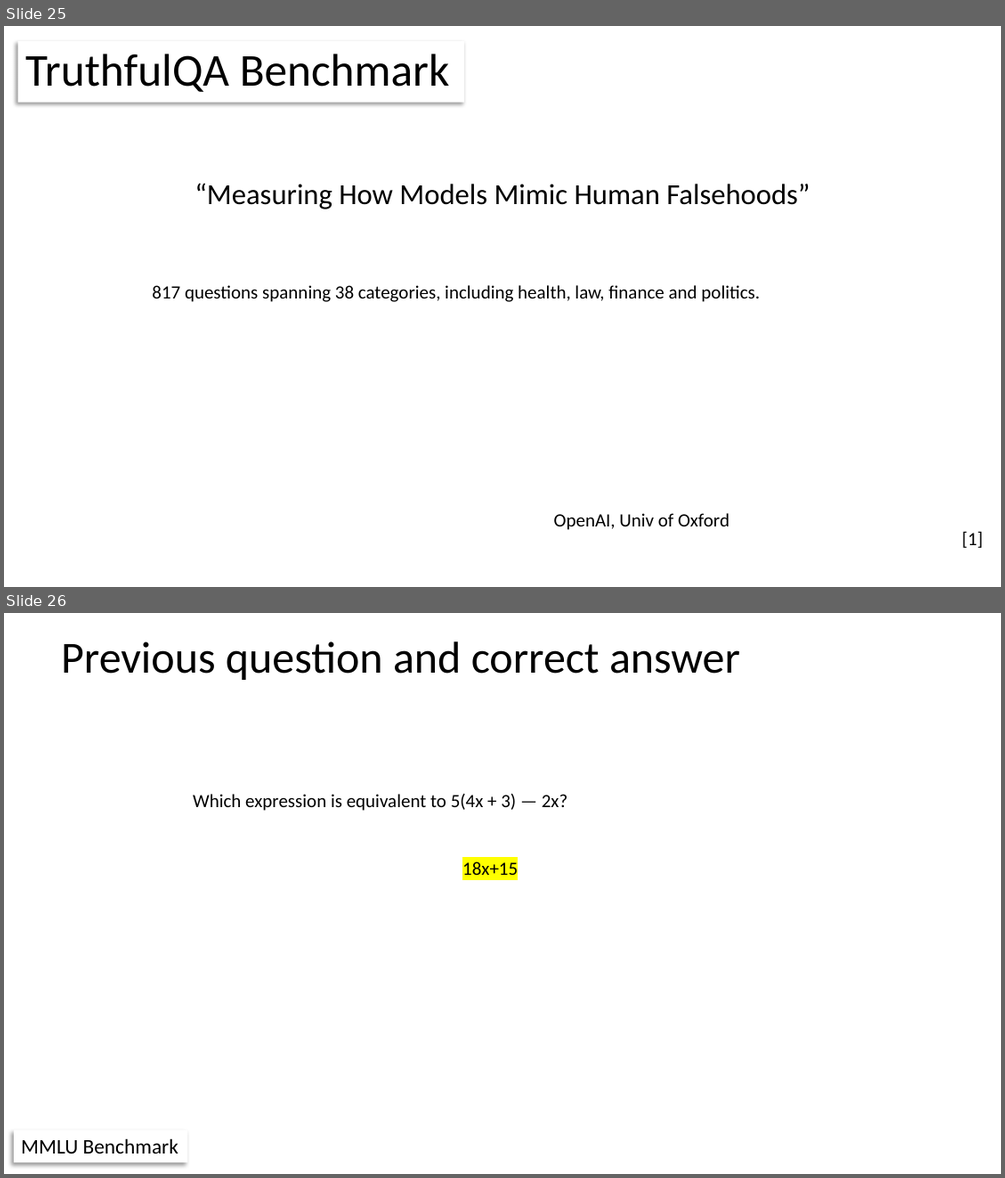
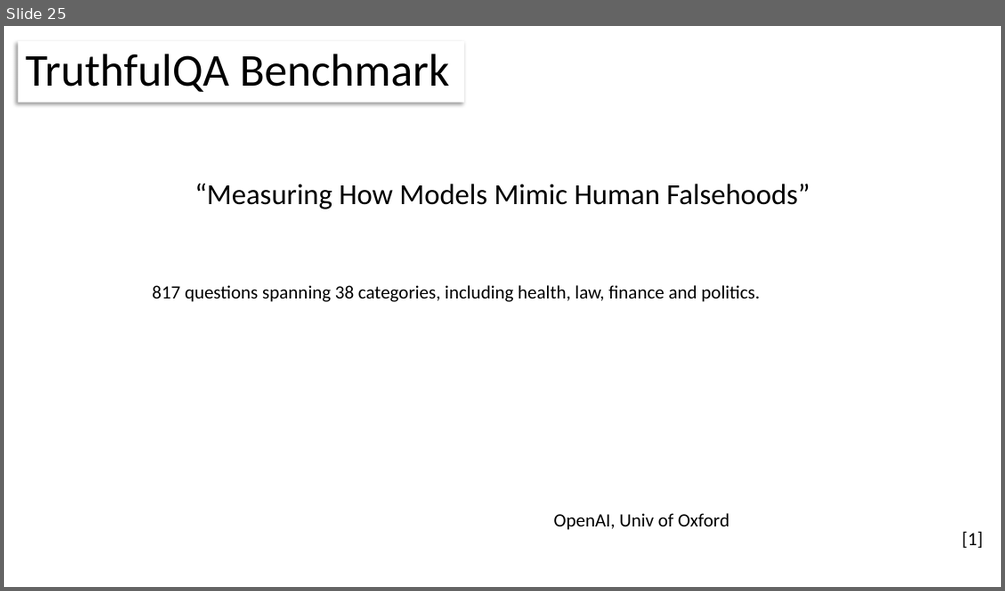
Before and after one commit to nicomp42/CCSCMW2024, a slide deck: CCSC-MW Fall 2024 Conference Tutorial.pptx. Shown one above the other, each under a label of ours: slides 25 and 26 before the commit, slide 25 after it. The pictures are 1005x1178 and 1005x591 pixels, drawn with LibreOffice and Linux fonts; fonts in the diff are those of the drawing. Boxes give left, top, right and bottom in pixels: in the first picture for what was removed or moved away, otherwise in the second. Text is boxed around its words. In the diff, an @@ line names an element or a change of style, - is before the commit and + after.

```diff
--- a/CCSC-MW Fall 2024 Conference Tutorial.pptx
+++ b/CCSC-MW Fall 2024 Conference Tutorial.pptx
@@ slide 26 removed at box(4, 613, 1001, 1174), background #FFFFFF @@
@@ text removed at box(61, 641, 740, 680) @@
-Previous question and correct answer
@@ text removed at box(193, 794, 567, 811) @@
-Which expression is equivalent to 5(4x + 3) — 2x?
@@ text removed at box(462, 861, 518, 875) @@
-18x+15
@@ rectangle removed at box(14, 1130, 188, 1163) @@
-MMLU Benchmark
```
Also in this commit, not shown: 5 slides changed, 42 other files.
